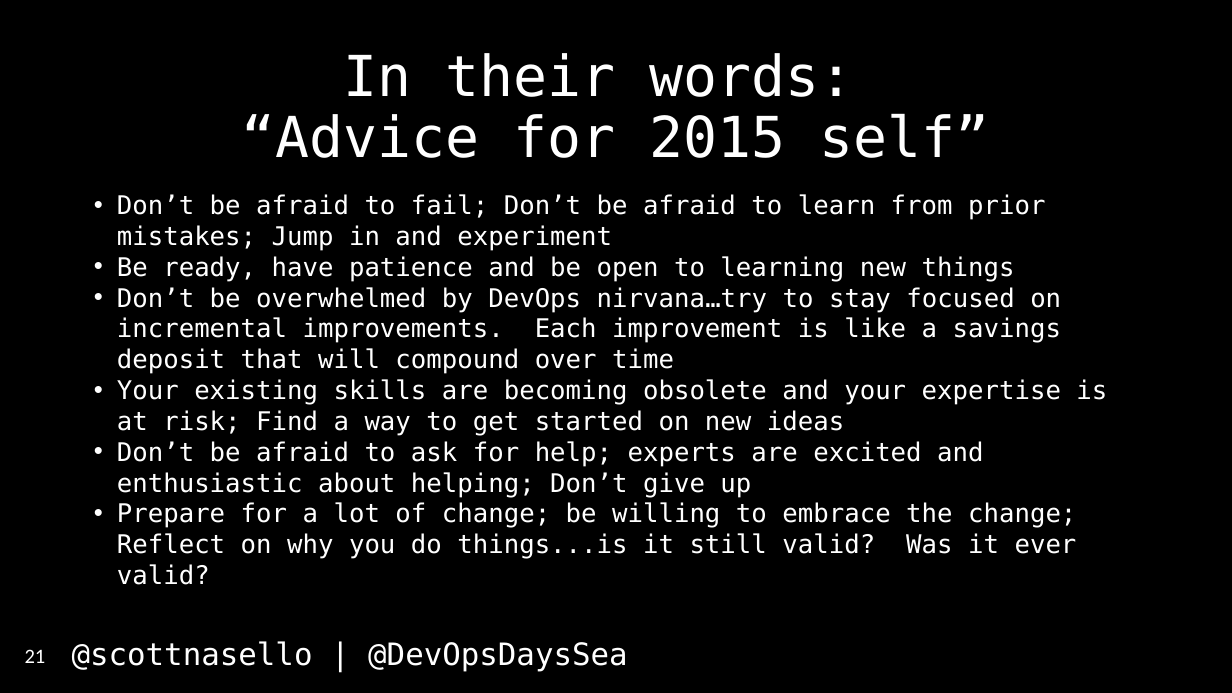
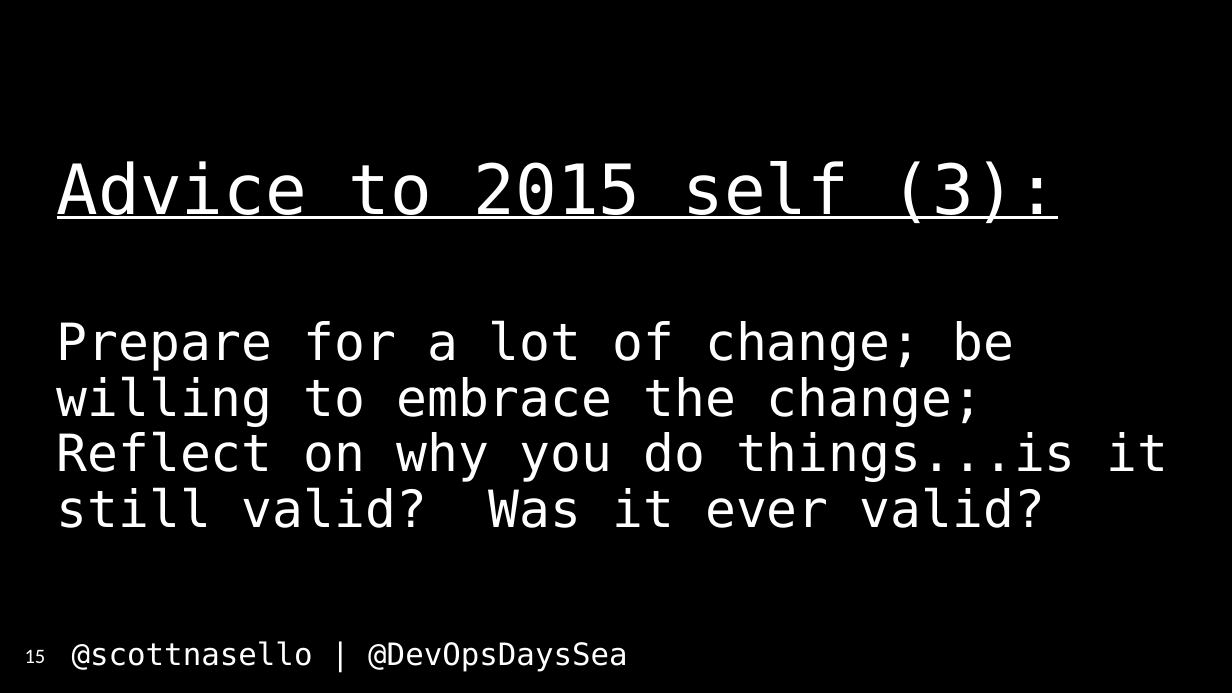
Before and after one commit to scottnasello/talks, a slide deck: slide 15 of 2017-04-26 Seattle DevOpsDays/DevOpsDays Seattle.pptx (slide 21 before the commit). Drawn at 1232x693 pixels with LibreOffice and Linux fonts; fonts in the diff are those of the drawing. Boxes give left, top, right and bottom in pixels: in the first picture for what was removed or moved away, otherwise in the second. Text is boxed around its words. In the diff, an @@ line names an element or a change of style, - is before the commit and + after.

```diff
--- a/2017-04-26 Seattle DevOpsDays/DevOpsDays Seattle.pptx
+++ b/2017-04-26 Seattle DevOpsDays/DevOpsDays Seattle.pptx
@@ title removed at (x1=242, y1=53, x2=989, y2=158) @@
-In their words:
-“Advice for 2015 self”
@@ text "Advice to 2015 self (3):" moved from (x1=117, y1=194, x2=1107, y2=585) to (x1=57, y1=161, x2=1169, y2=528) @@
@@ text "Advice to 2015 self (3):" at (x1=57, y1=161, x2=1169, y2=528): vertical alignment top to middle @@
@@ text at (x1=57, y1=161, x2=1058, y2=223): text changed; size 20 to 54 pt @@
-• Don’t be afraid to fail; Don’t be afraid to learn from prior mistakes; Jump in and experiment
-• Be ready, have patience and be open to learning new things
-• Don’t be overwhelmed by DevOps nirvana…try to stay focused on incremental improvements. Each improvement is like a savings deposit that will compound over time
-• Your existing skills are becoming obsolete and your expertise is at risk; Find a way to get started on new ideas
-• Don’t be afraid to ask for help; experts are excited and enthusiastic about helping; Don’t give up
+Advice to 2015 self (3):
@@ text at (x1=57, y1=320, x2=1169, y2=528): size 20 to 40 pt in "Prepare for a lot of change; be ..."; bullet • to none; line spacing 1 to 0.9; more space between paragraphs @@
@@ page number at (x1=25, y1=649, x2=46, y2=663): text changed @@
-21
+15
```
Also in this commit, not shown: 12 other slides changed, 17 slides added, 8 slides removed, 1 other file.
